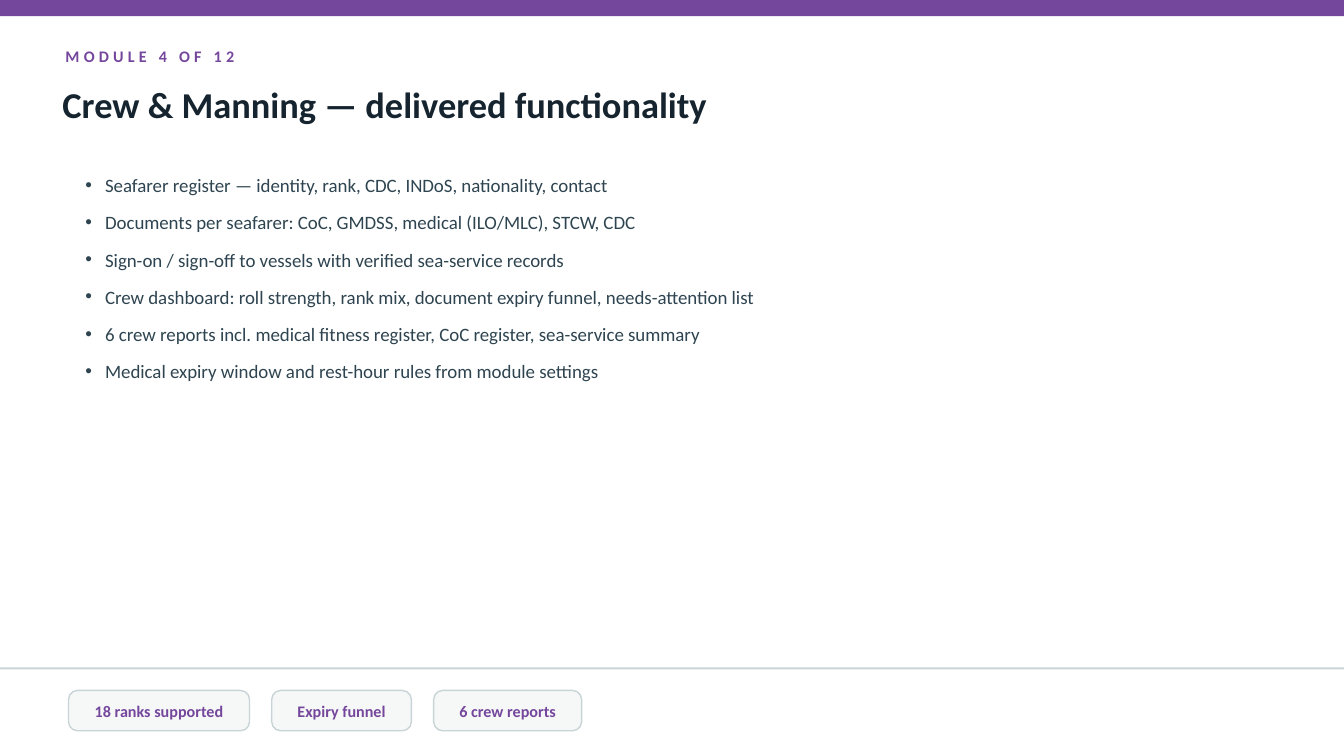
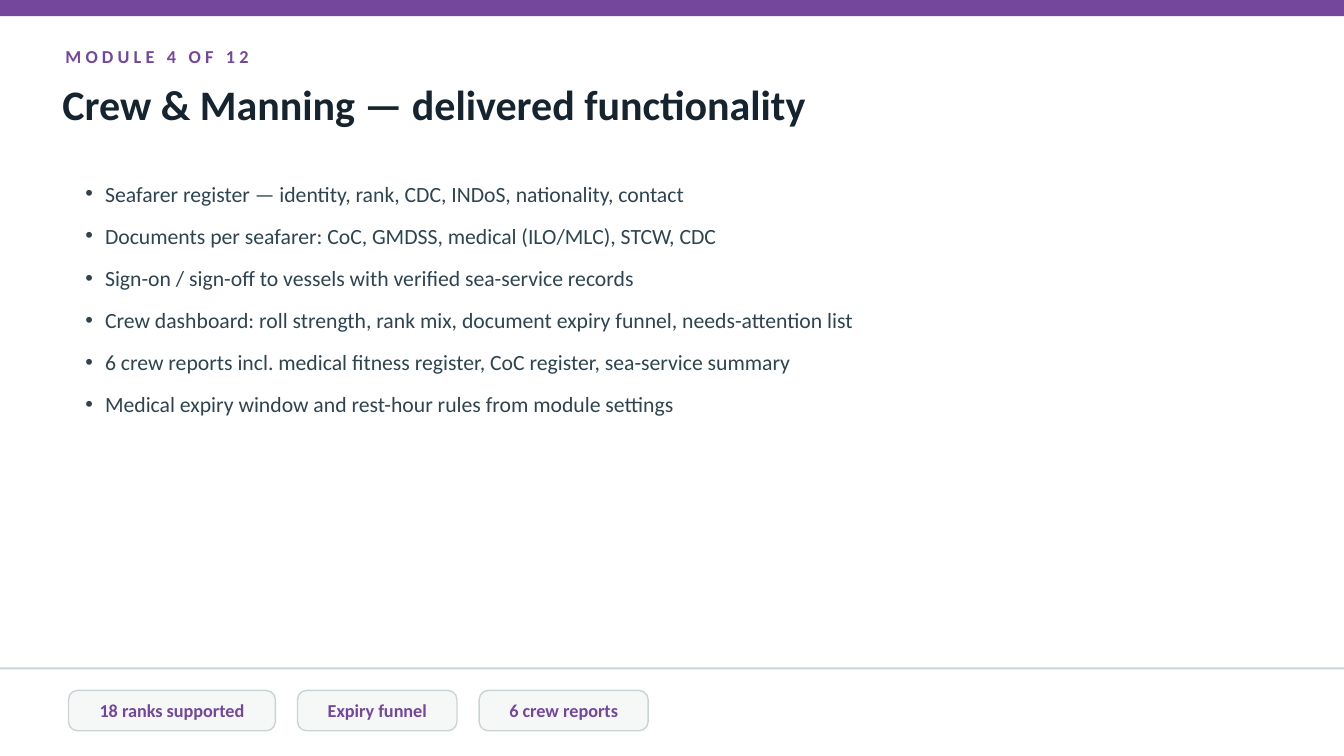
Before and after one commit to mobiliseapplabllp/maritime-project-presentation, a slide deck: slide 10 of dist/mundra-portal-project-presentation.pptx. Drawn at 1344x756 pixels with LibreOffice and Linux fonts; fonts in the diff are those of the drawing. Boxes give left, top, right and bottom in pixels: in the first picture for what was removed or moved away, otherwise in the second. Text is boxed around its words. In the diff, an @@ line names an element or a change of style, - is before the commit and + after.

```diff
--- a/dist/mundra-portal-project-presentation.pptx
+++ b/dist/mundra-portal-project-presentation.pptx
@@ text "Crew & Manning — delivered ..." at (x1=62, y1=90, x2=805, y2=127): size 26 to 30 pt @@
@@ text "Seafarer register — identity, rank, ..." at (x1=105, y1=187, x2=852, y2=416): size 13.5 to 15.5 pt; more space between paragraphs @@
@@ rounded rectangle "18 ranks supported" resized from (x1=69, y1=691, x2=250, y2=731) to (x1=69, y1=691, x2=275, y2=731) @@
@@ rounded rectangle "Expiry funnel" resized from (x1=272, y1=691, x2=412, y2=731) to (x1=297, y1=691, x2=457, y2=731) @@
@@ size 11.5 to 13 pt in 4 elements at (x1=65, y1=51, x2=249, y2=63), (x1=69, y1=691, x2=275, y2=731), (x1=297, y1=691, x2=457, y2=731), (x1=479, y1=691, x2=648, y2=731) @@
@@ rounded rectangle "6 crew reports" resized from (x1=434, y1=691, x2=582, y2=731) to (x1=479, y1=691, x2=648, y2=731) @@
```
Also in this commit, not shown: 31 other slides changed, 3 other files.
